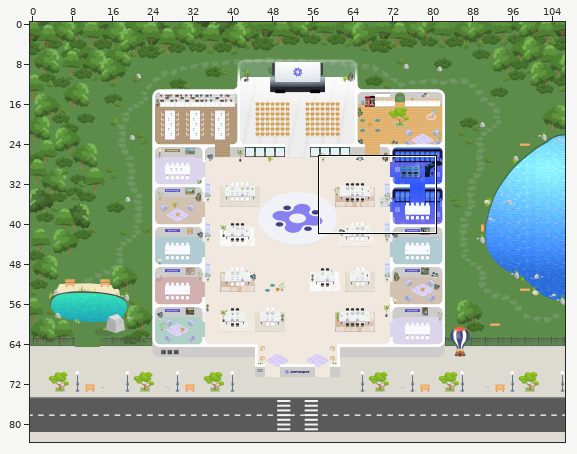
An edit to a level. Tiled map (JSON), jland-preprod/new-jland-2026.tmj. Above, an overview of the earlier version with the close-up marked.
Close-up. Before:
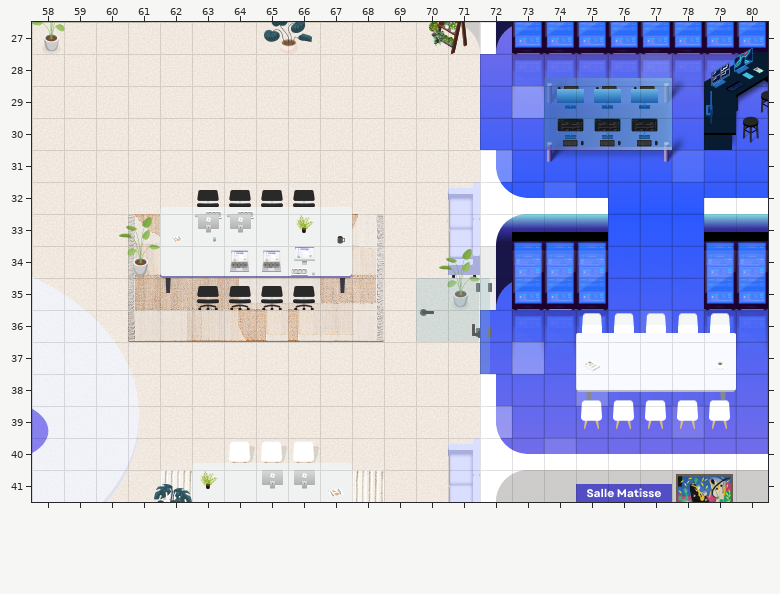
Cells are 32x32 px. Shown: x 58..80, y 27..41.
The result:
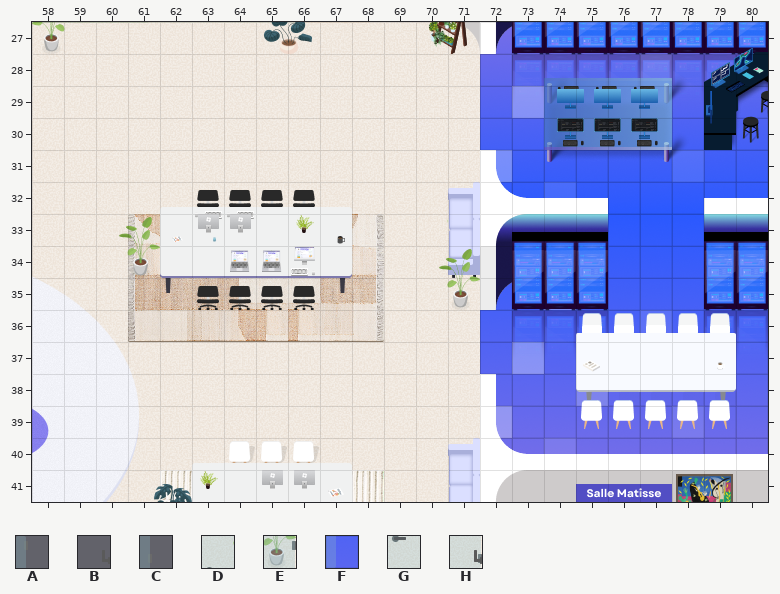
Key: from "infra": A 103, B 117, C 118, D 129, E 130, F 133, G 144, H 145.
_ is an empty cell.
See-through tiles are keyed as they look on the map.
Diff:
{"where": "layer \"infralinto-door/door_open\" (now hidden)"}
{"y":35,"x":70,"old":"DE","new":"__"}
{"y":36,"x":70,"old":"GH","new":"__"}
{"where": "layer \"infralinto-door/door_closed\" (now hidden)"}
{"y":35,"x":72,"old":"A","new":"_"}
{"y":36,"x":71,"old":"BC","new":"__"}
{"y":37,"x":72,"old":"F","new":"_"}
